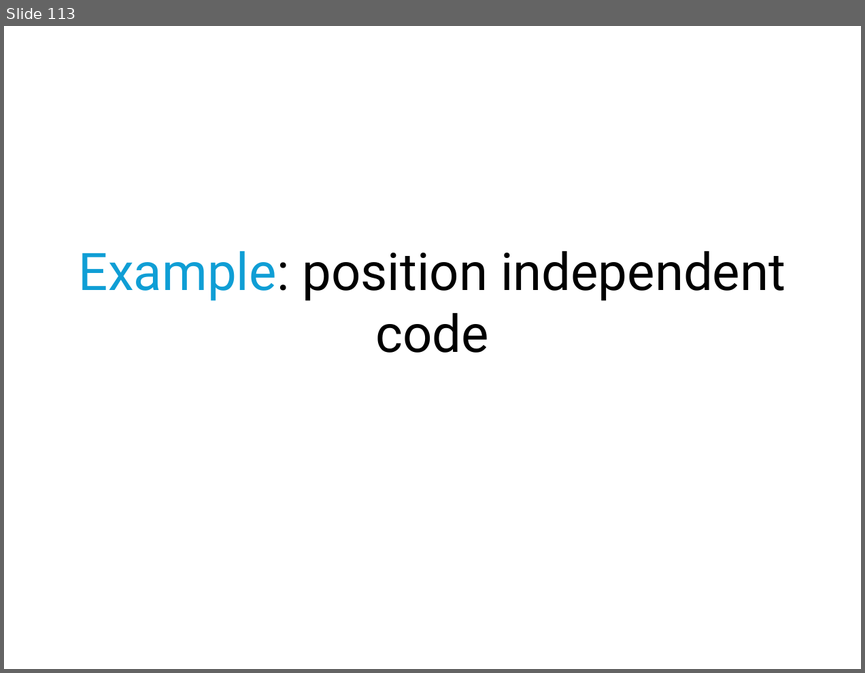
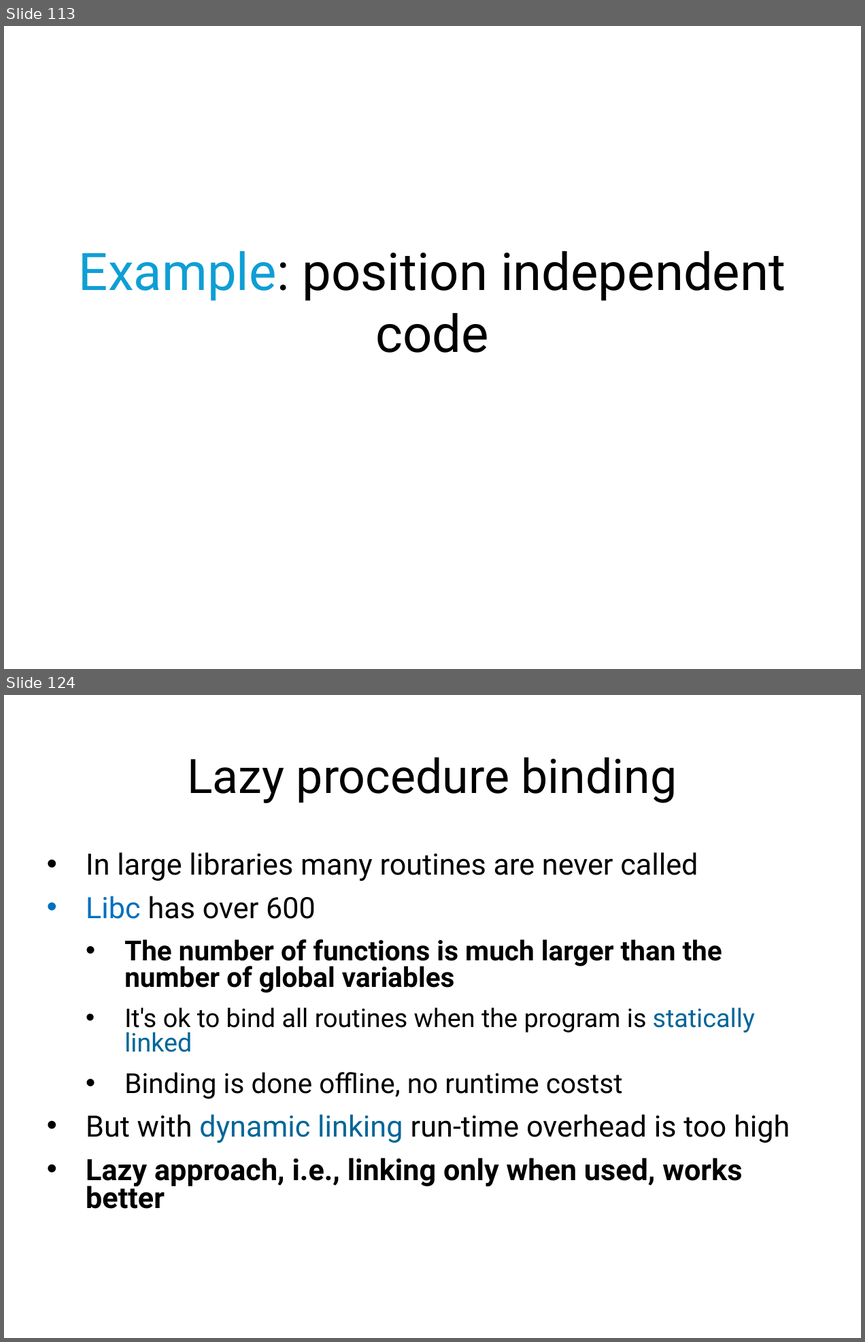
Before and after one commit to mars-research/cs5460, a slide deck: static/lectures/lecture05-linking-and-loading/lecture05-linking-and-loading.pptx. Shown one above the other, each under a label of ours: slide 113 before the commit, slides 113 and 124 after it; the slides between them are not shown. The pictures are 865x673 and 865x1342 pixels, drawn with LibreOffice and Linux fonts; fonts in the diff are those of the drawing. Boxes give left, top, right and bottom in pixels: in the first picture for what was removed or moved away, otherwise in the second. Text is boxed around its words. In the diff, an @@ line names an element or a change of style, - is before the commit and + after.

```diff
--- a/static/lectures/lecture05-linking-and-loading/lecture05-linking-and-loading.pptx
+++ b/static/lectures/lecture05-linking-and-loading/lecture05-linking-and-loading.pptx
@@ slide 124 added at bbox=[4, 695, 861, 1338], background #FFFFFF @@
@@ title added at bbox=[187, 757, 677, 803], 44 pt, text #000000 @@
+Lazy procedure binding
@@ text added at bbox=[86, 852, 789, 1208], 27.2 pt, text #000000 @@
+• In large libraries many routines are never called
+  • Libc has over 600
+      • The number of functions is much larger than the number of global variables
+    • It's ok to bind all routines when the program is statically linked
+      • Binding is done offline, no runtime costst
+  • But with dynamic linking run-time overhead is too high
+    • Lazy approach, i.e., linking only when used, works better
```
Also in this commit, not shown: 5 slides changed, 27 other slides added, 2 other files.
